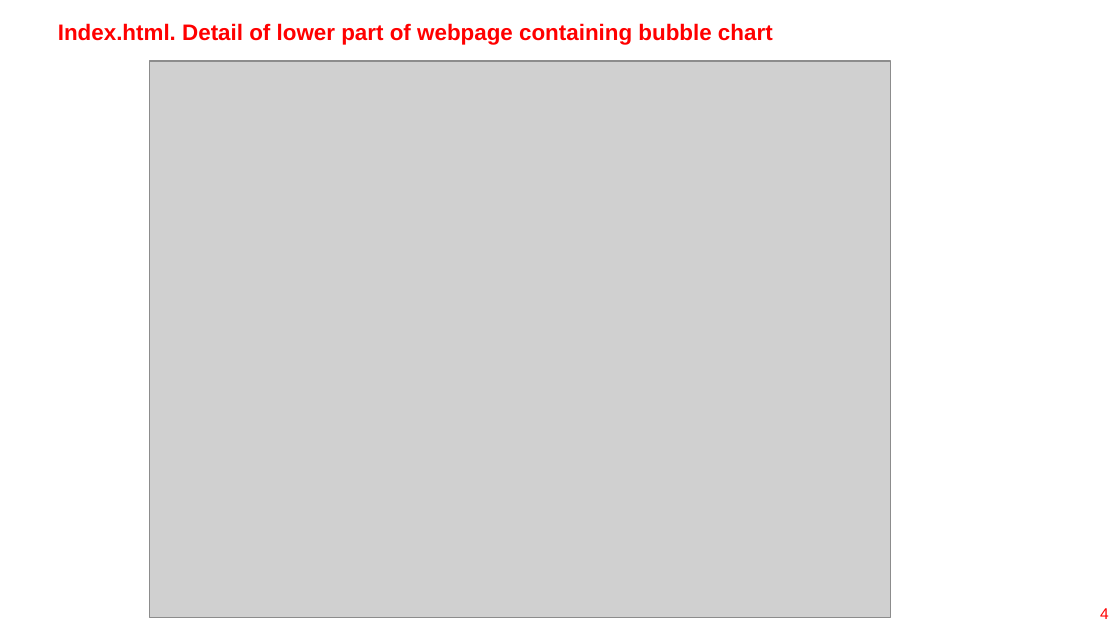
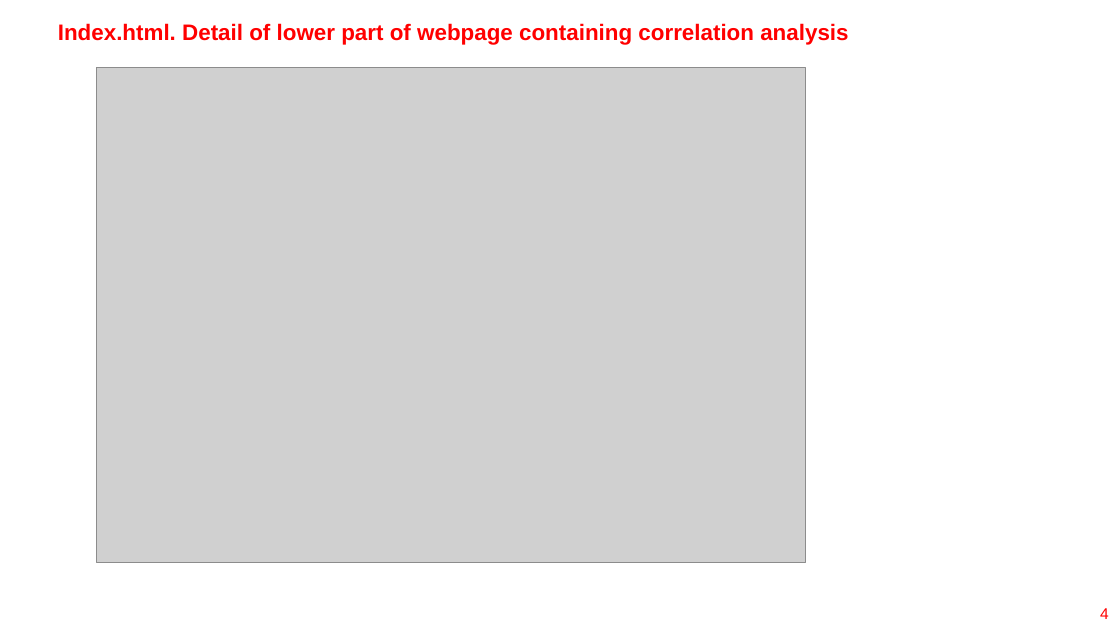
Before and after one commit to domaica/copia-MIA-course, a slide deck: slide 4 of Homework/16-D3/D3-Challenge-DOMAICA/README.pptx. Drawn at 1120x630 pixels with LibreOffice and Linux fonts; fonts in the diff are those of the drawing; grey boxes stand for pictures. Boxes give left, top, right and bottom in pixels: in the first picture for what was removed or moved away, otherwise in the second. Text is boxed around its words. In the diff, an @@ line names an element or a change of style, - is before the commit and + after.

```diff
--- a/Homework/16-D3/D3-Challenge-DOMAICA/README.pptx
+++ b/Homework/16-D3/D3-Challenge-DOMAICA/README.pptx
@@ title at (58,23,848,45): text changed @@
-Index.html. Detail of lower part of webpage containing bubble chart
+Index.html. Detail of lower part of webpage containing correlation analysis
@@ picture: place and size @@
-picture at (150,62,890,618)
+picture at (96,68,806,562)
```
Also in this commit, not shown: 3 other slides changed, 30 other files.
